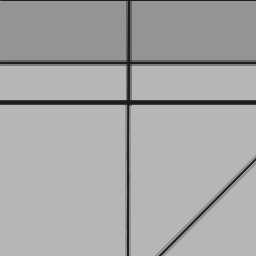
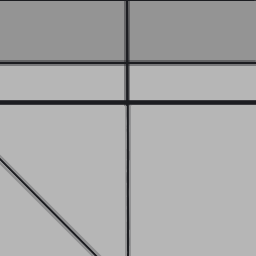
The second 256px x 256px image is a revision of the first. Changes to its layers:
painted on "Paint Layer 2" over [0, 128, 256, 256]
painted on "Paint Layer 1" (1st of 2) over [0, 0, 256, 256]
painted on "Paint Layer 3 (pasted)" over [0, 0, 256, 256]
